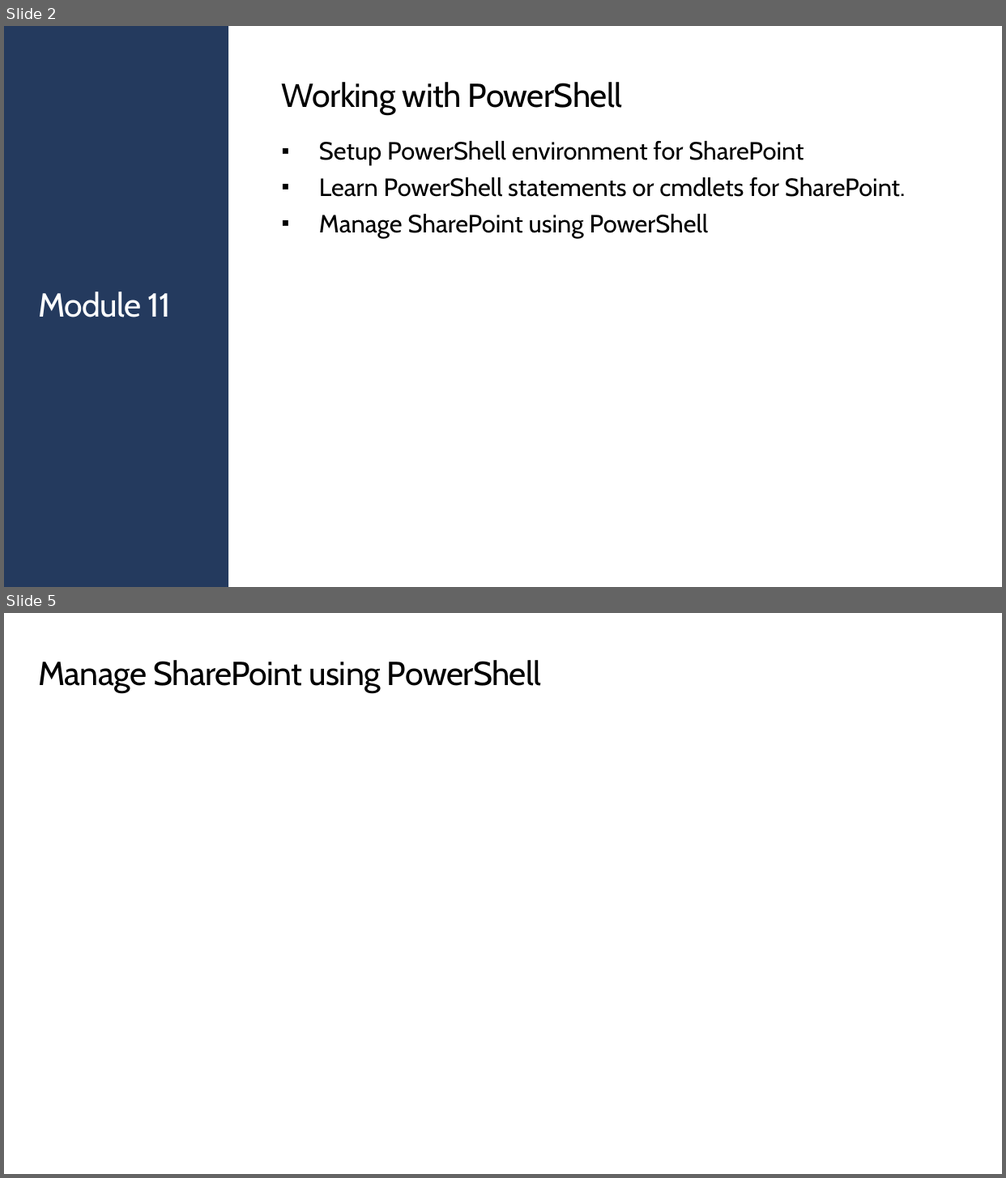
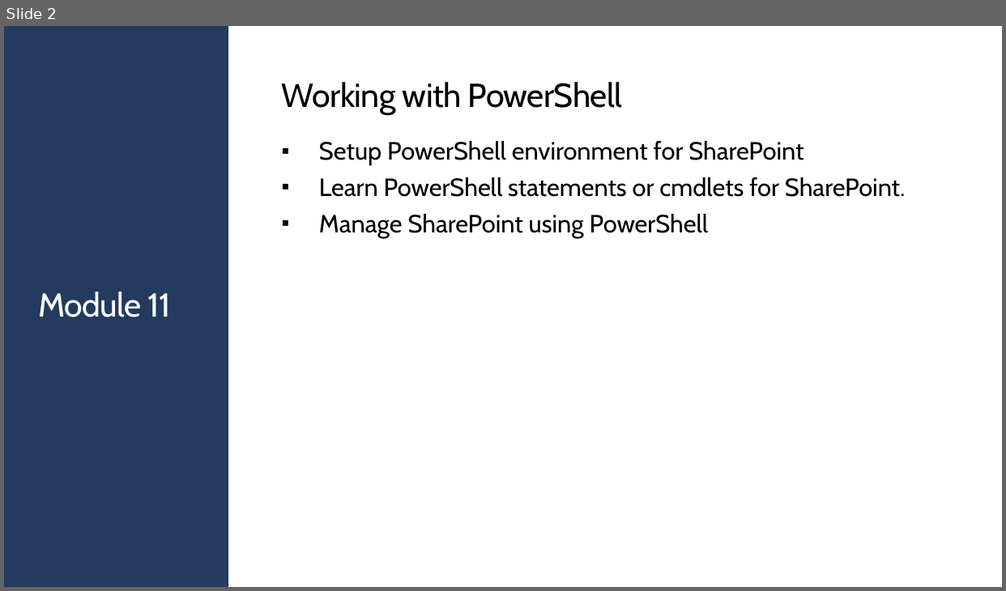
Before and after one commit to JPOWER4/SharePoint-2019-Training, a slide deck: Microsoft SharePoint 2019 Module 11.pptx. Shown one above the other, each under a label of ours: slides 2 and 5 before the commit, slide 2 after it; the slides between them are not shown. The pictures are 1006x1178 and 1006x591 pixels, drawn with LibreOffice and Linux fonts; fonts in the diff are those of the drawing. Boxes give left, top, right and bottom in pixels: in the first picture for what was removed or moved away, otherwise in the second. Text is boxed around its words. In the diff, an @@ line names an element or a change of style, - is before the commit and + after.

```diff
--- a/Microsoft SharePoint 2019 Module 11.pptx
+++ b/Microsoft SharePoint 2019 Module 11.pptx
@@ slide 5 removed at [4, 613, 1002, 1174], background #FFFFFF @@
@@ title removed at [38, 660, 541, 693] @@
-Manage SharePoint using PowerShell
```
Also in this commit, not shown: 6 slides added, 2 other slides removed, 1 other file.
